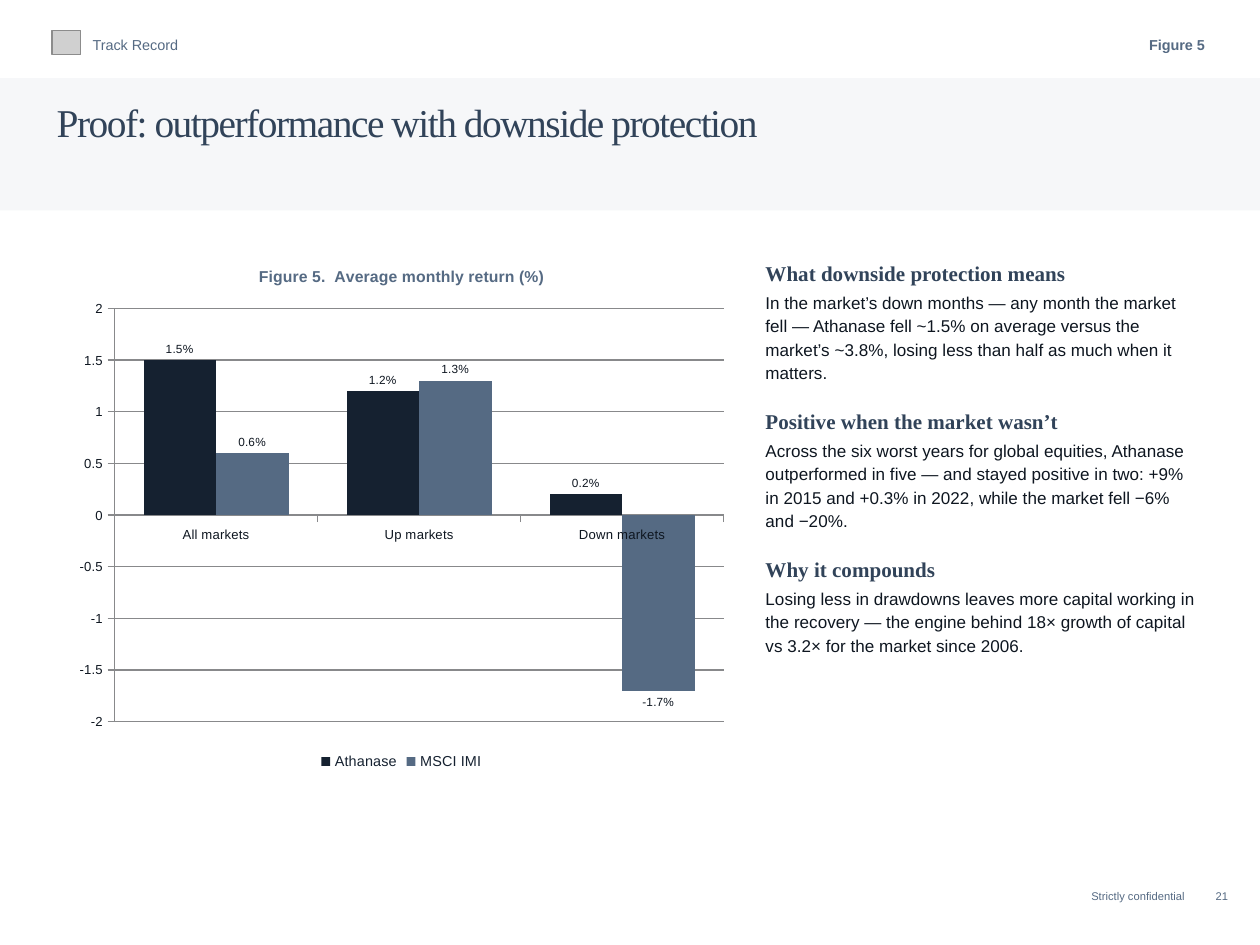
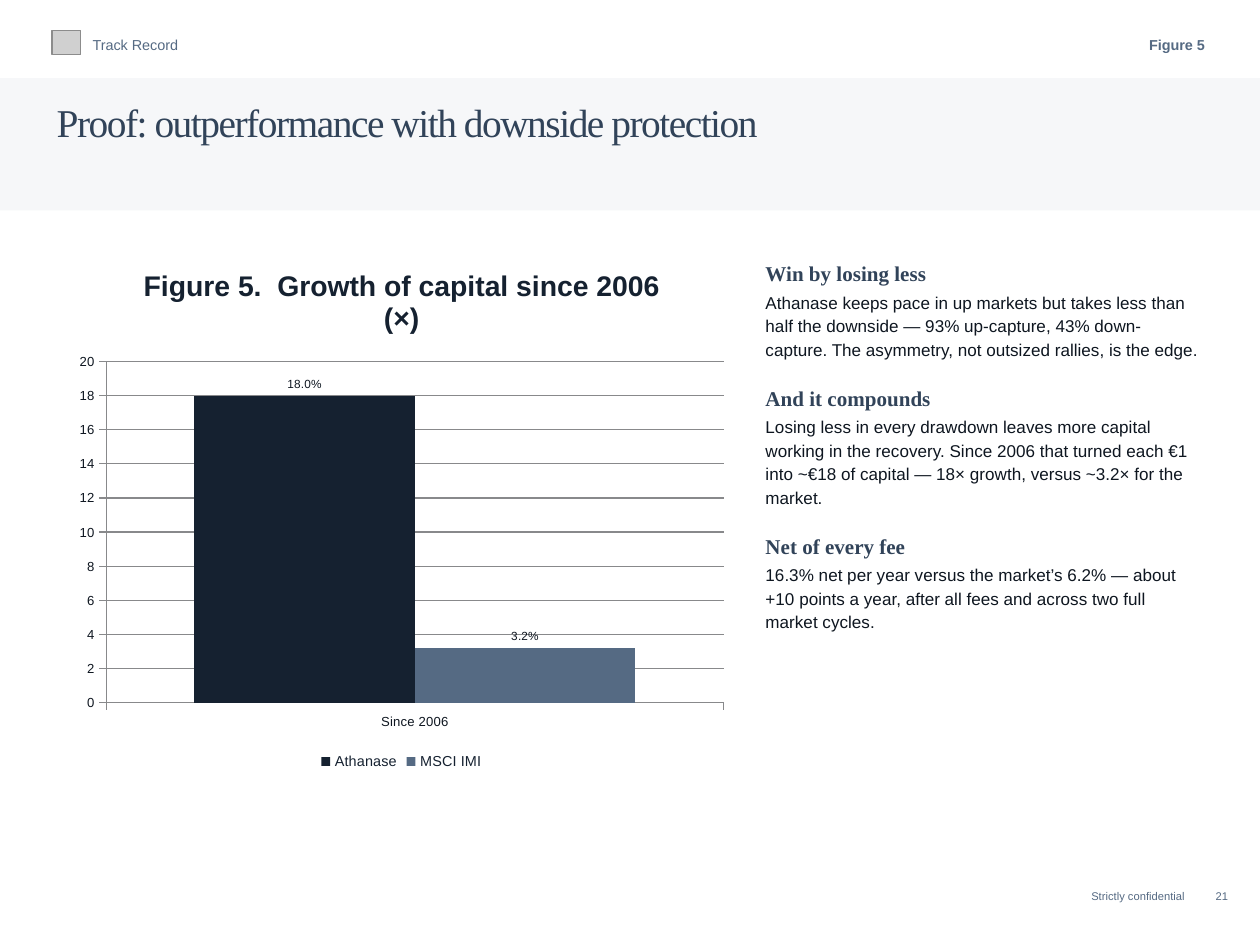
Before and after one commit to charette-lab/Claude, a slide deck: slide 21 of Athanase_Endowment_Pitch_22pp.pptx. Drawn at 1260x945 pixels with LibreOffice and Linux fonts; fonts in the diff are those of the drawing; grey boxes stand for pictures. Boxes give left, top, right and bottom in pixels: in the first picture for what was removed or moved away, otherwise in the second. Text is boxed around its words. In the diff, an @@ line names an element or a change of style, - is before the commit and + after.

```diff
--- a/Athanase_Endowment_Pitch_22pp.pptx
+++ b/Athanase_Endowment_Pitch_22pp.pptx
@@ column chart at [66,246,737,775] @@
@@ title "Figure 5.  Average monthly return (%)" to "Figure 5.  Growth of capital since 2006 (×)" @@
-categories: All markets, Up markets, Down markets
+categories: Since 2006
-Athanase: 1.5, 1.2, 0.2
+Athanase: 18
-MSCI IMI: 0.6, 1.3, -1.7
+MSCI IMI: 3.2
@@ text at [765,266,1198,632]: text changed @@
-What downside protection means
-In the market’s down months — any month the market fell — Athanase fell ~1.5% on average versus the market’s ~3.8%, losing less than half as much when it matters.
-Positive when the market wasn’t
-Across the six worst years for global equities, Athanase outperformed in five — and stayed positive in two: +9% in 2015 and +0.3% in 2022, while the market fell −6% and −20%.
-Why it compounds
-Losing less in drawdowns leaves more capital working in the recovery — the engine behind 18× growth of capital vs 3.2× for the market since 2006.
+Win by losing less
+Athanase keeps pace in up markets but takes less than half the downside — 93% up-capture, 43% down-capture. The asymmetry, not outsized rallies, is the edge.
+And it compounds
+Losing less in every drawdown leaves more capital working in the recovery. Since 2006 that turned each €1 into ~€18 of capital — 18× growth, versus ~3.2× for the market.
+Net of every fee
+16.3% net per year versus the market’s 6.2% — about +10 points a year, after all fees and across two full market cycles.
```
